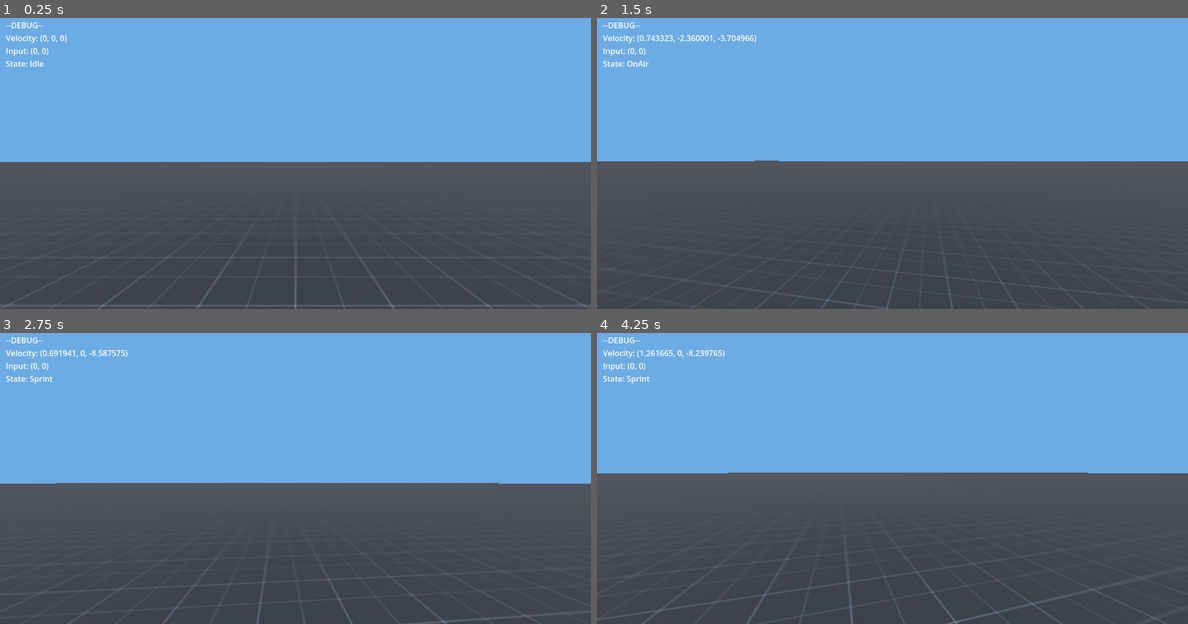
Above: before the commit, frames 1-4 (two rows, left to right).
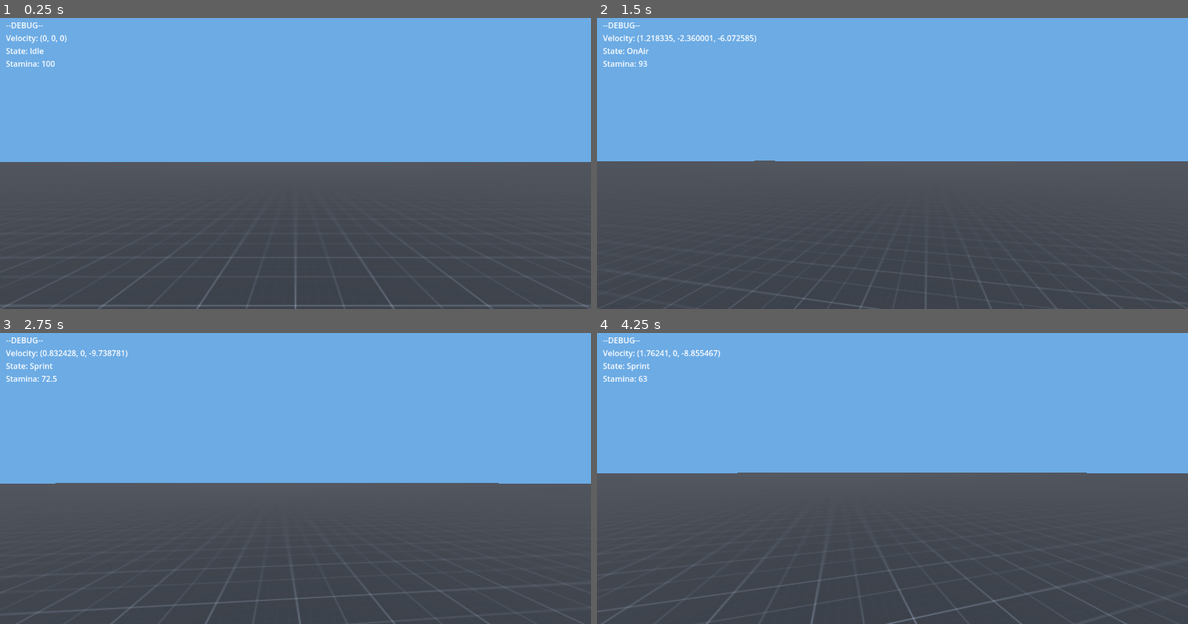
Above: after the commit, the same moments.

Repository: Polar4ik/Neysat
Game: Godot game, scene res://scenes/world.tscn
Two runs of this game, one before a commit and one after it. Both use one fixed random seed, a clock stepped at 60 frames per second and the inputs below.
Inputs (mouse positions are in pixels of both pictures, inside the frame that each line leads up to):
- Up to frame 1 (0.25 s): no input
- Up to frame 2 (1.5 s): tap Enter at 0.5 s; move the mouse to (922, 160) at 0.52 s; hold Shift (sprint) 0.53-1.28 s; hold W (forward) from 0.53 s (still down); tap Space (jump) at 0.77 s; tap Ctrl (croach, bound only after the commit) at 0.8, 1.35 s; move the mouse to (862, 163) at 1.27 s
- Up to frame 3 (2.75 s): keep holding W (forward); tap Space (jump) at 1.52 s; tap Shift (sprint) at 1.55 s; move the mouse to (307, 469) at 2.02 s; hold Shift (sprint) from 2.03 s (still down); tap Ctrl (croach, bound only after the commit) at 2.3 s
- Up to frame 4 (4.25 s): keep holding W (forward); move the mouse to (886, 481) at 2.77 s; release Shift (sprint) at 2.78 s; tap Ctrl (croach, bound only after the commit) at 2.85, 3.8 s; tap Space (jump) at 3.02, 3.77 s; tap Shift (sprint) at 3.05 s; move the mouse to (933, 478) at 3.52 s; hold Shift (sprint) from 3.53 s (still down)

The runs differ from the first frame. In frame 1, 0.2% of the frame differs, in the area x 1-10%, y 10-17%; in frame 2, 0.5%; in frame 3, 1.0%; in frame 4, 1.4%, in the area x 0-99%, y 5-100%.

Commit message:
Add: Stamina, Croach state

Diff:
--- a/core/singleton/DebugInfo.gd
+++ b/core/singleton/DebugInfo.gd
@@ -3,4 +3,4 @@
 var player_velocity: Vector3
 var player_state: String
 
-var input_velocity: Vector2
+var stamina: float
--- a/objects/player.tscn
+++ b/objects/player.tscn
@@ -7,7 +7,9 @@
 [ext_resource type="Script" path="res://scripts/state machine/states/walk.gd" id="4_y2his"]
 [ext_resource type="Script" path="res://scripts/state machine/states/jump.gd" id="5_8tynw"]
 [ext_resource type="Script" path="res://scripts/state machine/states/on_air.gd" id="7_pr0ir"]
+[ext_resource type="Script" path="res://scripts/player/stamina_reload.gd" id="7_ydg1k"]
 [ext_resource type="Script" path="res://scripts/state machine/states/sprint.gd" id="8_uvgns"]
+[ext_resource type="Script" path="res://scripts/state machine/states/croach.gd" id="10_gtnkd"]
 
 [sub_resource type="GDScript" id="GDScript_a8owo"]
 script/source = "extends Node
@@ -17,9 +19,13 @@
 func _process(_delta: float) -> void:
 	DI.player_velocity = player.velocity
 	DI.player_state = $\"../StateMachine\".curent_state.name
+	DI.stamina = $\"../StateMachine/Sprint\".stamina
 "
 
 [sub_resource type="CapsuleShape3D" id="CapsuleShape3D_il1up"]
+
+[sub_resource type="CapsuleShape3D" id="CapsuleShape3D_76jss"]
+height = 1.5
 
 [node name="Player" type="CharacterBody3D"]
 script = ExtResource("1_oon62")
@@ -29,6 +35,11 @@
 
 [node name="NormalCollision" type="CollisionShape3D" parent="."]
 shape = SubResource("CapsuleShape3D_il1up")
+
+[node name="CroachCollision" type="CollisionShape3D" parent="."]
+transform = Transform3D(1, 0, 0, 0, 1, 0, 0, 0, 1, 0, -0.25, 0)
+shape = SubResource("CapsuleShape3D_76jss")
+disabled = true
 
 [node name="Head" type="Marker3D" parent="."]
 transform = Transform3D(1, 0, 0, 0, 1, 0, 0, 0, 1, 0, 0.5, 0)
@@ -49,8 +60,20 @@
 [node name="Sprint" type="Node" parent="StateMachine"]
 script = ExtResource("8_uvgns")
 
+[node name="WaitTime" type="Timer" parent="StateMachine/Sprint"]
+wait_time = 5.0
+one_shot = true
+
+[node name="StaminaReload" type="Node" parent="StateMachine/Sprint"]
+script = ExtResource("7_ydg1k")
+
 [node name="Jump" type="Node" parent="StateMachine"]
 script = ExtResource("5_8tynw")
 
 [node name="OnAir" type="Node" parent="StateMachine"]
 script = ExtResource("7_pr0ir")
+
+[node name="Croach" type="Node" parent="StateMachine"]
+script = ExtResource("10_gtnkd")
+
+[connection signal="timeout" from="StateMachine/Sprint/WaitTime" to="StateMachine/Sprint/StaminaReload" method="_on_wait_time_timeout"]
--- a/project.godot
+++ b/project.godot
@@ -56,3 +56,8 @@
 "events": [Object(InputEventKey,"resource_local_to_scene":false,"resource_name":"","device":-1,"window_id":0,"alt_press …(182 unchanged characters)…
 ]
 }
+croach={
+"deadzone": 0.5,
+"events": [Object(InputEventKey,"resource_local_to_scene":false,"resource_name":"","device":-1,"window_id":0,"alt_pressed":false,"shift_pressed":false,"ctrl_pressed":false,"meta_pressed":false,"pressed":false,"keycode":0,"physical_keycode":4194326,"key_label":0,"unicode":0,"echo":false,"script":null)
+]
+}
--- a/scenes/world.tscn
+++ b/scenes/world.tscn
@@ -17,8 +17,8 @@
 func _process(_delta: float) -> void:
 	text = \"--DEBUG--
 	Velocity: %s
-	Input: %s
-	State: %s\" % [DI.player_velocity, DI.input_velocity, DI.player_state]
+	State: %s
+	Stamina: %s\" % [DI.player_velocity, DI.player_state, DI.stamina]
 "
 
 [node name="Node3D" type="Node3D"]
--- /dev/null
+++ b/scripts/player/stamina_reload.gd
@@ -0,0 +1,16 @@
+extends Node
+
+@onready var sprint: Node = $".."
+
+var can_reload: bool = false
+
+func _on_wait_time_timeout() -> void:
+	can_reload = true
+
+func _process(_delta: float) -> void:
+	if can_reload:
+		sprint.stamina += 0.1
+		sprint.stamina = clampf(sprint.stamina, 0.0, sprint.MAX_STAMINA)
+
+	if sprint.stamina == sprint.MAX_STAMINA:
+		can_reload = false
--- /dev/null
+++ b/scripts/state machine/states/croach.gd
@@ -0,0 +1,13 @@
+extends Idle
+
+
+func enter() -> void:
+	$"../../NormalCollision".disabled = true
+	$"../../CroachCollision".disabled = false
+
+func _unhandled_input(_event: InputEvent) -> void:
+	if Input.is_action_just_released("croach"):
+		change.emit(self, "idle")
+
+func update(_delta: float) -> void:
+	$"../../Head".position.y = lerpf($"../../Head".position.y, 0.0, 0.5)
--- a/scripts/state machine/states/idle.gd
+++ b/scripts/state machine/states/idle.gd
@@ -1,4 +1,5 @@
 extends State
+class_name Idle
 
 @onready var player: CharacterBody3D = $"../.."
 @onready var head: Marker3D = $"../../Head"
@@ -27,6 +28,9 @@
 	if Input.is_action_just_pressed("jump"):
 		change.emit(self, "jump")
 
+	if Input.is_action_just_pressed("croach"):
+		change.emit(self, "croach")
+
 
 func enter() -> void:
 	if walk:
@@ -40,6 +44,8 @@
 
 
 func physics_update(delta: float) -> void:
+	$"../../Head".position.y = lerpf($"../../Head".position.y, 0.5, 0.5)
+
 	if player.velocity != Vector3.ZERO:
 		slow(delta)
 
--- a/scripts/state machine/states/sprint.gd
+++ b/scripts/state machine/states/sprint.gd
@@ -2,8 +2,31 @@
 
 var SPRINT_SPEED: float = 10.0
 
+var stamina: float = 0.0
+var MAX_STAMINA: float = 100.0
+
+
+func _ready() -> void:
+	stamina = MAX_STAMINA
+
+
 func enter() -> void:
+	if stamina == 0.0:
+		change.emit(self, "walk")
+
+	$StaminaReload.can_reload = false
+
 	speed = SPRINT_SPEED
 
-#func _unhandled_input(_event: InputEvent) -> void:
-#	pass
+func update(_delta: float) -> void:
+	stamina -= 0.5
+	stamina = clampf(stamina, 0.0, MAX_STAMINA)
+
+	if stamina == 0.0:
+		change.emit(self, "walk")
+		if $WaitTime.is_stopped():
+			$WaitTime.start()
+
+func exit() -> void:
+	if stamina < MAX_STAMINA:
+		$WaitTime.start()
--- a/scripts/state machine/states/walk.gd
+++ b/scripts/state machine/states/walk.gd
@@ -4,7 +4,7 @@
 @onready var player: CharacterBody3D = $"../.."
 @onready var head: Marker3D = $"../../Head"
 
-var WALK_SPEED: float = 5.0
+var WALK_SPEED: float = 6.0
 
 var speed: float = 0.0
 
@@ -41,5 +41,5 @@
 func move(delta: float) -> void:
 	direction = (player.transform.basis * Vector3(input_vec.x, 0, input_vec.y)).normalized()
 
-	player.velocity.x = lerpf(player.velocity.x, speed * direction.x, delta * 2.0)
-	player.velocity.z = lerpf(player.velocity.z, speed * direction.z, delta * 2.0)
+	player.velocity.x = lerpf(player.velocity.x, speed * direction.x, delta * 4.0)
+	player.velocity.z = lerpf(player.velocity.z, speed * direction.z, delta * 4.0)
Not shown: 1 places in objects/player.tscn that only renumber resources
